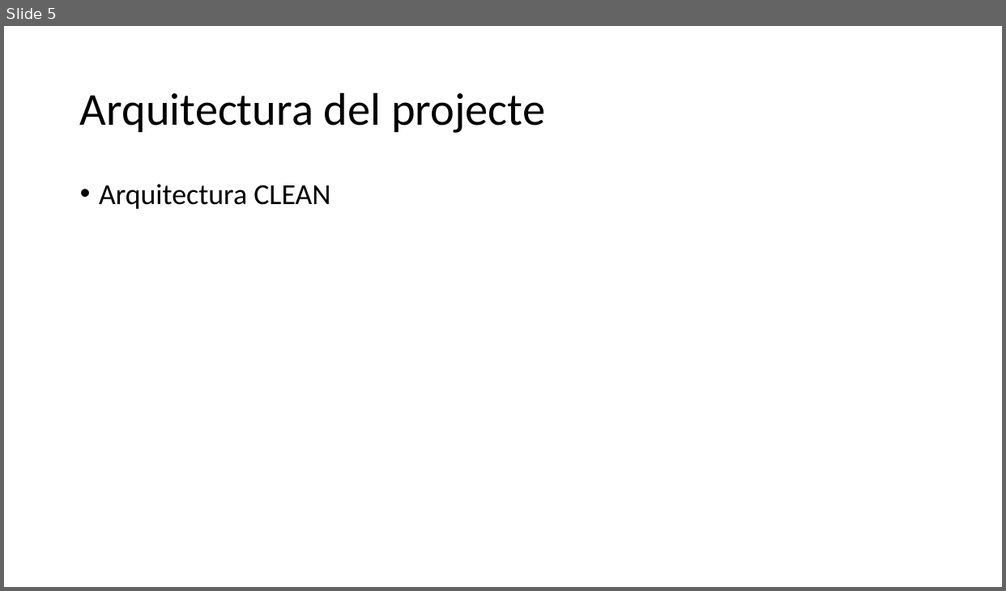
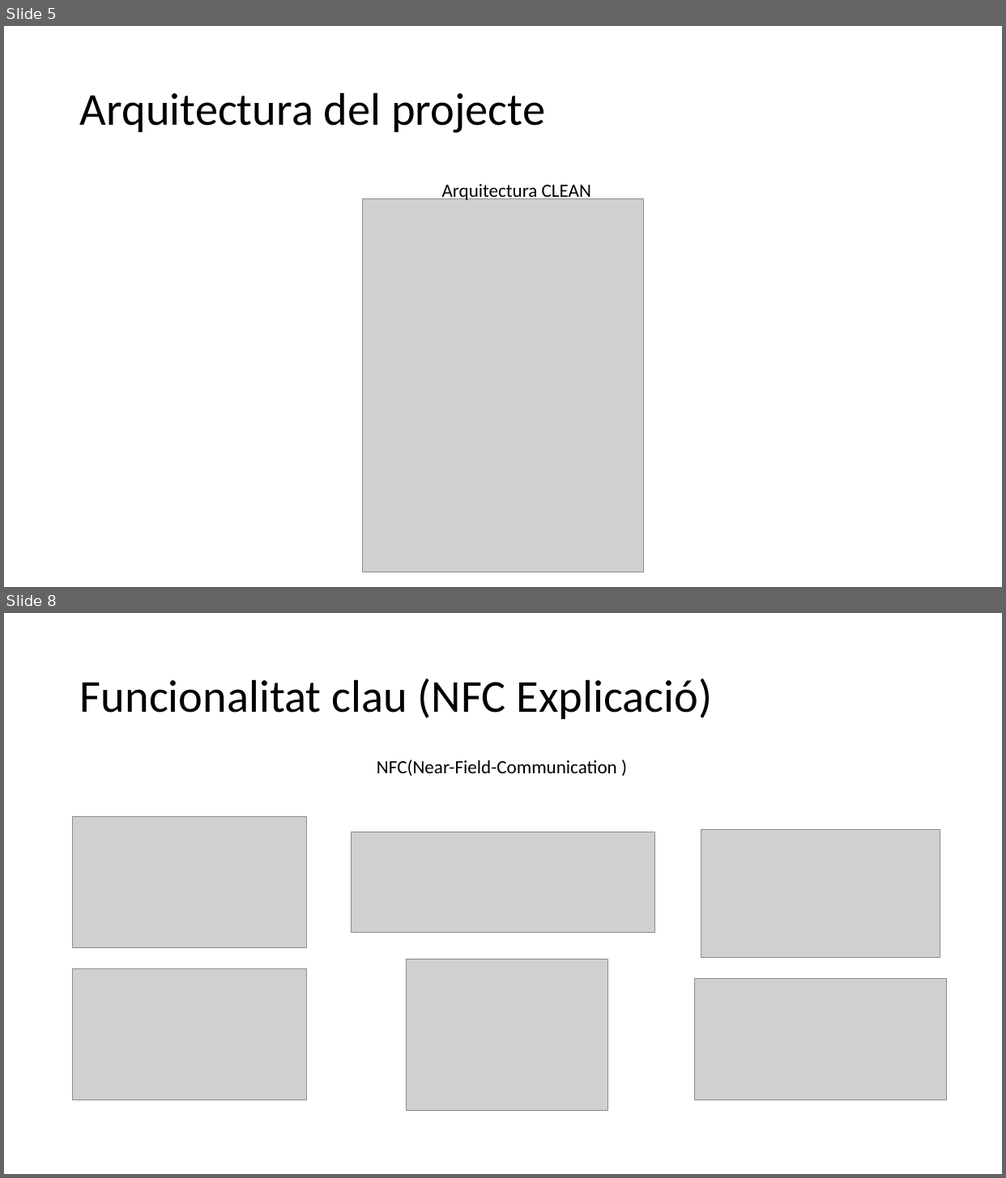
Before and after one commit to JoelFusterBosch/Projecte_Final_DAM_Gestio-_d_una_falla, a slide deck: Presentació/Gestió d’una falla.pptx. Shown one above the other, each under a label of ours: slide 5 before the commit, slides 5 and 8 after it; the slides between them are not shown. The pictures are 1006x591 and 1006x1178 pixels, drawn with LibreOffice and Linux fonts; fonts in the diff are those of the drawing; grey boxes stand for pictures. Boxes give left, top, right and bottom in pixels: in the first picture for what was removed or moved away, otherwise in the second. Text is boxed around its words. In the diff, an @@ line names an element or a change of style, - is before the commit and + after.

```diff
--- a/Presentació/Gestió d’una falla.pptx
+++ b/Presentació/Gestió d’una falla.pptx
@@ slide 8 added at (4,613,1002,1174), background #FFFFFF @@
@@ title added at (80,679,713,719), 44 pt, text #000000 @@
+Funcionalitat clau (NFC Explicació)
@@ text added at (377,760,617,776), 18 pt, text #000000 @@
+NFC(Near-Field-Communication )
@@ picture added at (73,817,306,948) @@
@@ picture added at (701,829,940,958) @@
@@ picture added at (351,833,654,933) @@
@@ picture added at (73,969,306,1101) @@
@@ picture added at (406,959,608,1110) @@
@@ picture added at (695,979,947,1101) @@
@@ slide 5 changed as well @@
@@ text "Arquitectura CLEAN": place and size @@
-text "Arquitectura CLEAN" at (99,184,330,209)
+text "Arquitectura CLEAN" at (442,184,591,203)
@@ text "Arquitectura CLEAN" at (442,184,591,203): size 28 to 18 pt; bullet • to none; line spacing 0.9 to 1; less space between paragraphs @@
@@ picture added at (363,199,643,572) @@
```
Also in this commit, not shown: 3 other slides changed, 8 other slides added, 3 slides removed, 11 other files.
